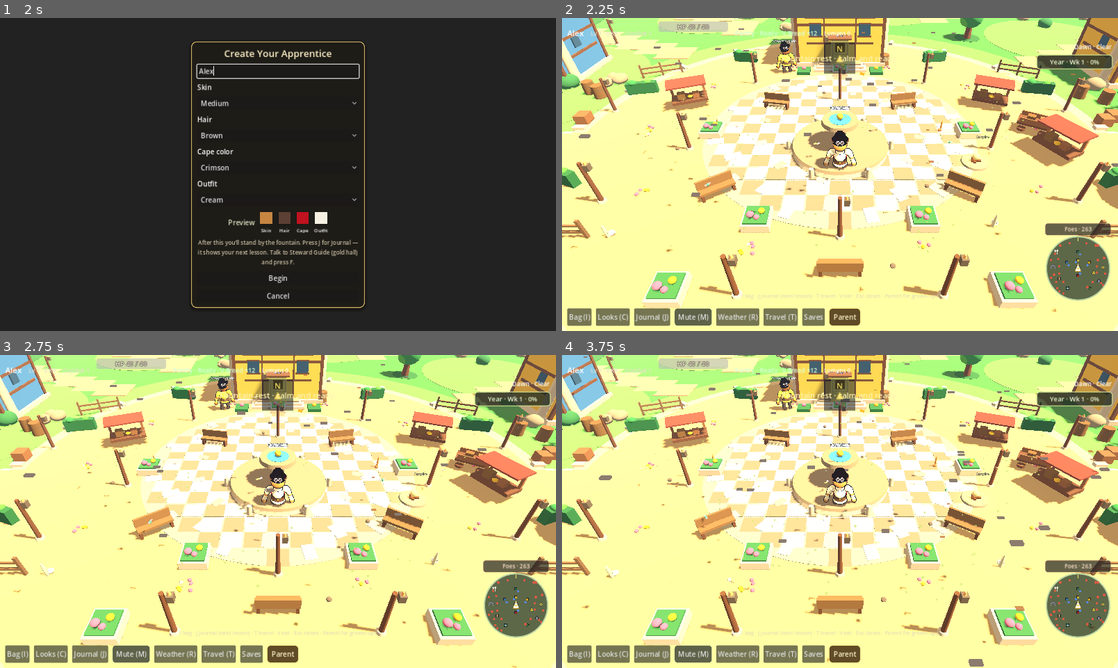
Above: before the commit, frames 1-4 (two rows, left to right).
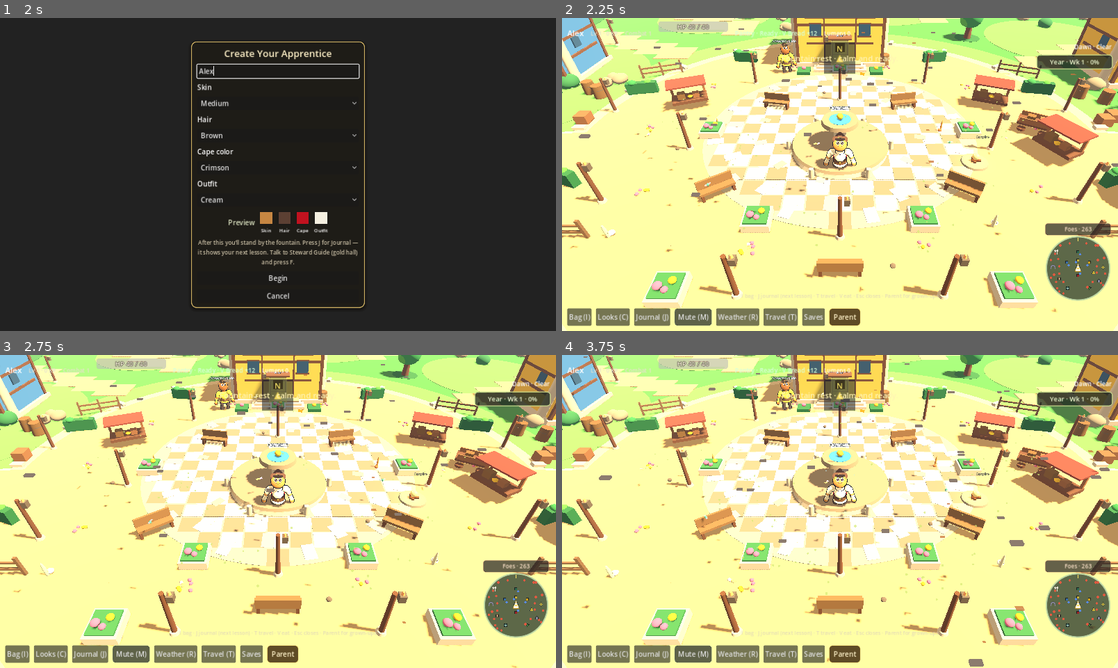
Above: after the commit, the same moments.

Repository: supertexxij/lumenstone-chronicles
Game: Godot game, scene res://scenes/main.tscn
Same seed, same stepped clock (60 frames per second), same inputs: the game is played once before the commit and once after it.
Inputs (mouse positions are in pixels of both pictures, inside the frame that each line leads up to):
- Up to frame 1 (2 s): click "Start" at 0.5 s; click (278, 71) at 1.27 s; type "Alex" at 1.35 s
- Up to frame 2 (2.25 s): click "Begin" at 2 s
- Up to frame 3 (2.75 s): no input
- Up to frame 4 (3.75 s): tap Enter at 2.75 s; move the mouse to (962, 495) at 2.77 s; hold D (move_right) 2.78-3.5 s; hold C (wardrobe) 2.78-3.5 s; click (962, 495) at 2.92 s; click "Begin" at 3.5 s

Frame 1 is identical in both runs. In frame 2, 0.2% of the frame differs, in the area x 37-100%, y 7-47%; in frame 3, 0.2%; in frame 4, 0.2%, in the area x 37-100%, y 7-48%.

Commit message:
Polish soft short hair cards so fringe stays above the face.
Light tintable bangs/back textures, smaller crown fluff, depth-tested
hair-back card, and tighter fringe placement so eyes stay readable.

Co-authored-by: supertexxij <supertexxij@users.noreply.github.com>

Diff:
--- a/scripts/characters/humanoid_builder.gd
+++ b/scripts/characters/humanoid_builder.gd
@@ -48,7 +48,7 @@
 	return ImageTexture.create_from_image(img)
 
 
-static func _make_alpha_card(parent: Node3D, name: String, tex: Texture2D, size: Vector2, pos: Vector3, rot_deg: Vector3, priority: int = 8) -> MeshInstance3D:
+static func _make_alpha_card(parent: Node3D, name: String, tex: Texture2D, size: Vector2, pos: Vector3, rot_deg: Vector3, priority: int = 8, overdraw: bool = true) -> MeshInstance3D:
 	var mi := MeshInstance3D.new()
 	mi.name = name
 	var q := QuadMesh.new()
@@ -65,8 +65,14 @@
 	mat.texture_filter = BaseMaterial3D.TEXTURE_FILTER_LINEAR_WITH_MIPMAPS
 	mat.cull_mode = BaseMaterial3D.CULL_DISABLED
 	mat.roughness = 1.0
-	mat.no_depth_test = true
-	mat.depth_draw_mode = BaseMaterial3D.DEPTH_DRAW_DISABLED
+	# Face/bangs overdraw so elevated cam stays readable; back hair keeps depth so it
+	# cannot paint over the chin/face when viewed from the front.
+	if overdraw:
+		mat.no_depth_test = true
+		mat.depth_draw_mode = BaseMaterial3D.DEPTH_DRAW_DISABLED
+	else:
+		mat.no_depth_test = false
+		mat.depth_draw_mode = BaseMaterial3D.DEPTH_DRAW_OPAQUE_ONLY
 	mat.render_priority = priority
 	mi.material_override = mat
 	HeadlessGuard.guard_mesh(mi)
@@ -78,7 +84,7 @@
 		return
 	var mat := mi.material_override as StandardMaterial3D
 	if mat:
-		# Texture is authored dark-brown; multiply toward wardrobe hair color.
+		# Texture is a light grayscale alpha silhouette — multiply by wardrobe hair color.
 		mat.albedo_color = c
 
 
@@ -158,55 +164,56 @@
 	var head := _mi(_sphere(0.32), Vector3(0, 1.78, 0.04), bob, "Head")
 	# Soft anime short-hair: fluffy crown volume + painted bangs/back cards
 	# (cute layered fringe — not geometric cone spikes).
-	var hair := _mi(_sphere(0.34, 0.30), Vector3(0, 1.92, -0.08), bob, "Hair")
-	hair.scale = Vector3(1.22, 0.95, 1.18)
-	# Soft top fluff tufts (gentle, not weapon spikes)
-	var hair_spike_c := _mi(_sphere(0.12, 0.18), Vector3(0.02, 2.14, -0.04), bob, "HairSpikeC")
-	hair_spike_c.scale = Vector3(1.1, 0.85, 0.9)
-	var hair_spike_l := _mi(_sphere(0.10, 0.16), Vector3(-0.16, 2.08, 0.0), bob, "HairSpikeL")
-	hair_spike_l.scale = Vector3(1.0, 0.8, 0.85)
-	var hair_spike_r := _mi(_sphere(0.10, 0.16), Vector3(0.16, 2.08, 0.0), bob, "HairSpikeR")
-	hair_spike_r.scale = Vector3(1.0, 0.8, 0.85)
-	var hair_spike_bl := _mi(_sphere(0.11, 0.16), Vector3(-0.12, 2.00, -0.18), bob, "HairSpikeBL")
-	var hair_spike_br := _mi(_sphere(0.11, 0.16), Vector3(0.12, 2.00, -0.18), bob, "HairSpikeBR")
-	# Soft side volume (hidden under painted cards / locks — kept for wardrobe API)
-	var hair_spike_wl := _mi(_sphere(0.09, 0.14), Vector3(-0.28, 1.90, -0.02), bob, "HairSpikeWL")
-	var hair_spike_wr := _mi(_sphere(0.09, 0.14), Vector3(0.28, 1.90, -0.02), bob, "HairSpikeWR")
-	# Painted bangs card — soft swept anime fringe
+	var hair := _mi(_sphere(0.30, 0.24), Vector3(0, 1.94, -0.10), bob, "Hair")
+	hair.scale = Vector3(1.18, 0.78, 1.12)
+	# Soft top fluff tufts (small, sit on crown — do not swallow the face)
+	var hair_spike_c := _mi(_sphere(0.08, 0.12), Vector3(0.02, 2.10, -0.04), bob, "HairSpikeC")
+	hair_spike_c.scale = Vector3(1.05, 0.75, 0.85)
+	var hair_spike_l := _mi(_sphere(0.07, 0.11), Vector3(-0.14, 2.05, 0.0), bob, "HairSpikeL")
+	hair_spike_l.scale = Vector3(0.95, 0.7, 0.8)
+	var hair_spike_r := _mi(_sphere(0.07, 0.11), Vector3(0.14, 2.05, 0.0), bob, "HairSpikeR")
+	hair_spike_r.scale = Vector3(0.95, 0.7, 0.8)
+	var hair_spike_bl := _mi(_sphere(0.075, 0.11), Vector3(-0.10, 1.98, -0.16), bob, "HairSpikeBL")
+	var hair_spike_br := _mi(_sphere(0.075, 0.11), Vector3(0.10, 1.98, -0.16), bob, "HairSpikeBR")
+	# Soft side volume (kept for wardrobe API)
+	var hair_spike_wl := _mi(_sphere(0.06, 0.10), Vector3(-0.26, 1.88, -0.02), bob, "HairSpikeWL")
+	var hair_spike_wr := _mi(_sphere(0.06, 0.10), Vector3(0.26, 1.88, -0.02), bob, "HairSpikeWR")
+	# Painted bangs card — soft curtain fringe above the eyes
 	var bangs := _make_alpha_card(
 		bob,
 		"Bangs",
 		_load_png_tex("res://assets/faces/apprentice_bangs.png"),
-		Vector2(0.72, 0.48),
-		Vector3(0.0, 1.98, 0.16),
-		Vector3(-42, 0, 0),
+		Vector2(0.58, 0.34),
+		Vector3(0.0, 2.02, 0.18),
+		Vector3(-38, 0, 0),
 		9
 	)
-	# Extra soft 3D bang accents under the card
-	var bang_l := _mi(_sphere(0.07, 0.14), Vector3(-0.14, 1.92, 0.18), bob, "BangL")
-	bang_l.scale = Vector3(0.9, 1.0, 0.55)
-	bang_l.rotation_degrees = Vector3(35, 10, -10)
-	var bang_r := _mi(_sphere(0.07, 0.14), Vector3(0.14, 1.92, 0.18), bob, "BangR")
-	bang_r.scale = Vector3(0.9, 1.0, 0.55)
-	bang_r.rotation_degrees = Vector3(35, -10, 10)
+	# Tiny soft 3D bang accents (subtle under the painted fringe)
+	var bang_l := _mi(_sphere(0.045, 0.09), Vector3(-0.12, 1.96, 0.20), bob, "BangL")
+	bang_l.scale = Vector3(0.85, 0.9, 0.45)
+	bang_l.rotation_degrees = Vector3(28, 8, -8)
+	var bang_r := _mi(_sphere(0.045, 0.09), Vector3(0.12, 1.96, 0.20), bob, "BangR")
+	bang_r.scale = Vector3(0.85, 0.9, 0.45)
+	bang_r.rotation_degrees = Vector3(28, -8, 8)
 	# Soft cheek-framing locks
-	var l_lock := _mi(_capsule(0.055, 0.28), Vector3(-0.27, 1.70, 0.10), bob, "LLock")
-	l_lock.rotation_degrees = Vector3(12, 5, 20)
-	var r_lock := _mi(_capsule(0.055, 0.28), Vector3(0.27, 1.70, 0.10), bob, "RLock")
-	r_lock.rotation_degrees = Vector3(12, -5, -20)
-	# Tiny soft tuft (cute, not a rigid ahoge spear)
-	var ahoge := _mi(_sphere(0.05, 0.12), Vector3(0.08, 2.20, 0.02), bob, "Ahoge")
-	ahoge.scale = Vector3(0.7, 1.0, 0.7)
-	ahoge.rotation_degrees = Vector3(10, 0, 25)
-	# Painted soft bob card on the back for layered anime silhouette
+	var l_lock := _mi(_capsule(0.045, 0.24), Vector3(-0.26, 1.72, 0.10), bob, "LLock")
+	l_lock.rotation_degrees = Vector3(10, 5, 18)
+	var r_lock := _mi(_capsule(0.045, 0.24), Vector3(0.26, 1.72, 0.10), bob, "RLock")
+	r_lock.rotation_degrees = Vector3(10, -5, -18)
+	# Tiny soft tuft
+	var ahoge := _mi(_sphere(0.04, 0.09), Vector3(0.07, 2.16, 0.02), bob, "Ahoge")
+	ahoge.scale = Vector3(0.65, 0.95, 0.65)
+	ahoge.rotation_degrees = Vector3(8, 0, 22)
+	# Painted soft bob card on the back — depth-tested so it stays behind the head.
 	var hair_back := _make_alpha_card(
 		bob,
 		"HairBack",
 		_load_png_tex("res://assets/faces/apprentice_hair_back.png"),
-		Vector2(0.78, 0.78),
-		Vector3(0.0, 1.88, -0.20),
-		Vector3(18, 180, 0),
-		7
+		Vector2(0.70, 0.70),
+		Vector3(0.0, 1.86, -0.22),
+		Vector3(16, 180, 0),
+		7,
+		false
 	)
 
 	var l_shoulder := _mi(_sphere(0.15), Vector3(-0.36, 1.32, 0), bob, "LShoulder")
Binary file changed: assets/faces/apprentice_bangs.png
Binary file changed: assets/faces/apprentice_hair_back.png
